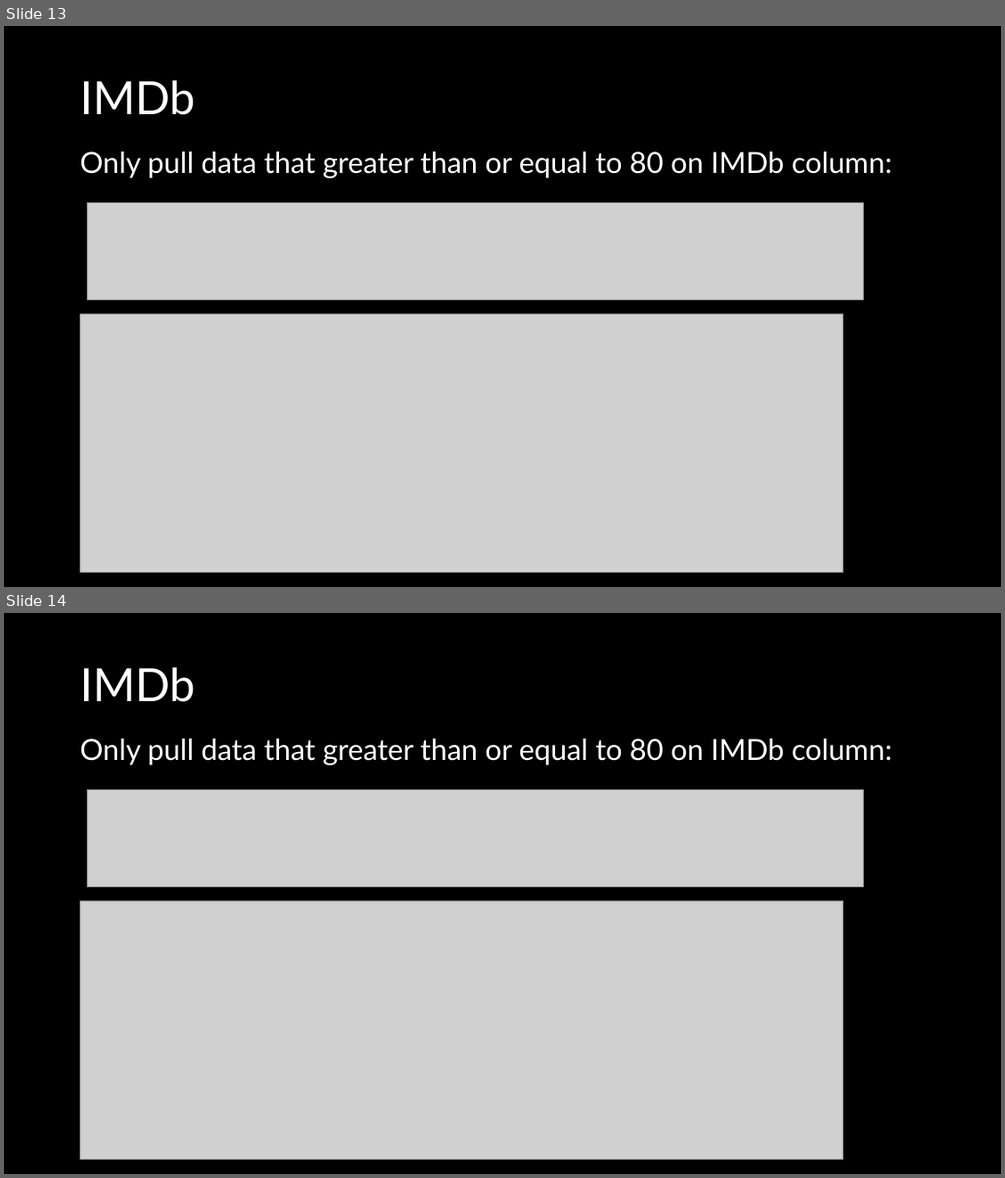
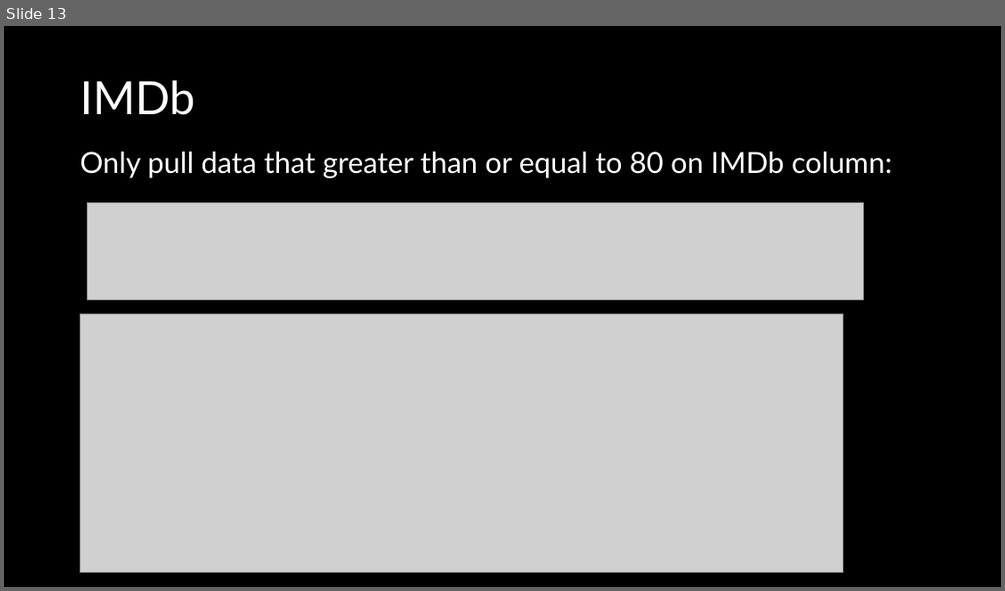
Before and after one commit to Christian-Albertini/UNC-Project-1, a slide deck: what_are_we_watching_tonight final.pptx. Shown one above the other, each under a label of ours: slides 13 and 14 before the commit, slide 13 after it. The pictures are 1005x1178 and 1005x591 pixels, drawn with LibreOffice and Linux fonts; fonts in the diff are those of the drawing; grey boxes stand for pictures. Boxes give left, top, right and bottom in pixels: in the first picture for what was removed or moved away, otherwise in the second. Text is boxed around its words. In the diff, an @@ line names an element or a change of style, - is before the commit and + after.

Commit message:
Fixed powerpoint

```diff
--- a/what_are_we_watching_tonight final.pptx
+++ b/what_are_we_watching_tonight final.pptx
@@ slide 14 removed at (x1=4, y1=613, x2=1001, y2=1174), background #000000 @@
@@ title removed at (x1=80, y1=667, x2=194, y2=702) @@
-IMDb
@@ text removed at (x1=80, y1=738, x2=892, y2=765) @@
-Only pull data that greater than or equal to 80 on IMDb column:
@@ picture removed at (x1=88, y1=789, x2=864, y2=886) @@
@@ picture removed at (x1=81, y1=900, x2=843, y2=1159) @@
```
